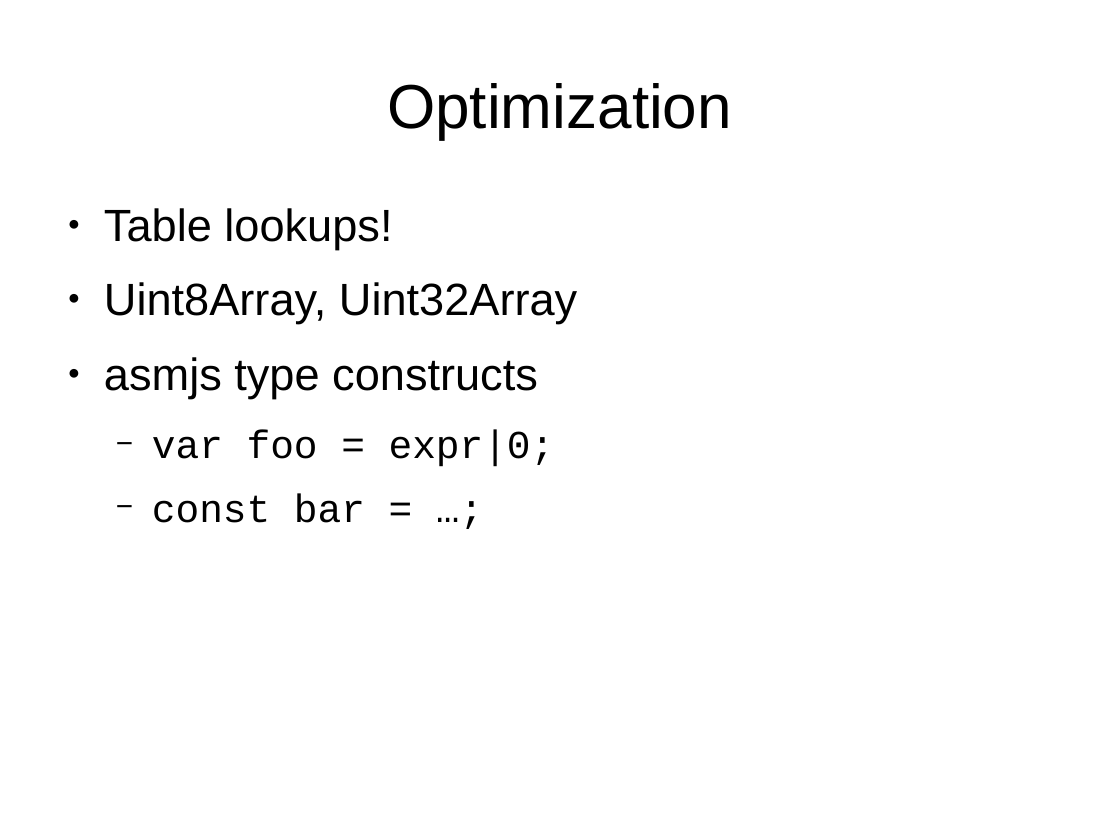
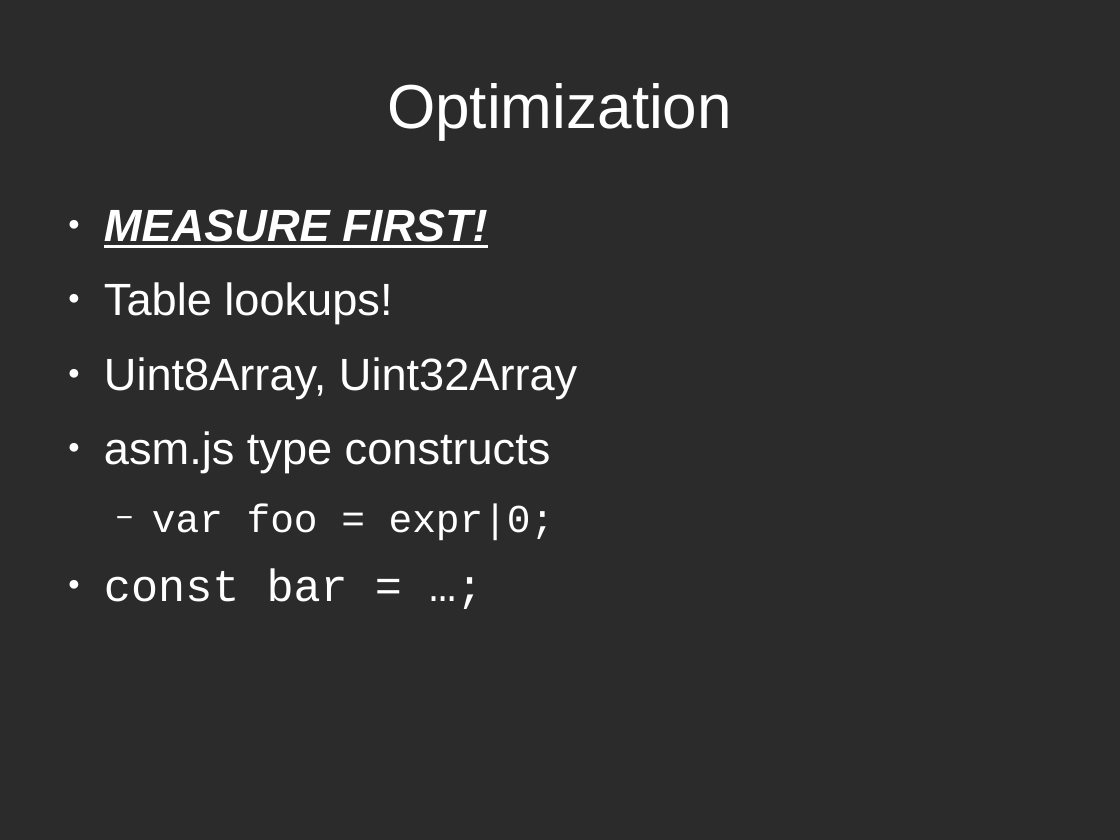
Before and after one commit to mattgodbolt/miracle-sms-emulator, a slide deck: slide 33 of emulating.odp (slide 35 before the commit). Drawn at 1120x840 pixels with LibreOffice and Linux fonts; fonts in the diff are those of the drawing; background and template pictures are left out; a plain dark background stands for a picture behind light text. Boxes give left, top, right and bottom in pixels: in the first picture for what was removed or moved away, otherwise in the second. Text is boxed around its words. In the diff, an @@ line names an element or a change of style, - is before the commit and + after.

```diff
--- a/emulating.odp
+++ b/emulating.odp
@@ background #FFFFFF to picture (left out) @@
@@ title "Optimization" at (387,83,732,139): text colour #000000 to #FFFFFF @@
@@ text at (104,209,487,248): paragraph added @@
+● MEASURE FIRST!
@@ text at (104,282,577,602): text colour #000000 to #FFFFFF in "Table lookups!", "Uint8Array, Uint32Array", "var foo = expr|0;", "const bar = …;"; size 28 to 32 pt in "const bar = …;"; bullet colour #000000 to #FFFFFF; bullet − to ●; list level 2 to 1 in "const bar = …;" @@
@@ text at (104,431,551,472): text changed; text colour #000000 to #FFFFFF @@
-● asmjs type constructs
+● asm.js type constructs
```
Also in this commit, not shown: 35 other slides changed, 2 slides removed, 2 other files.
